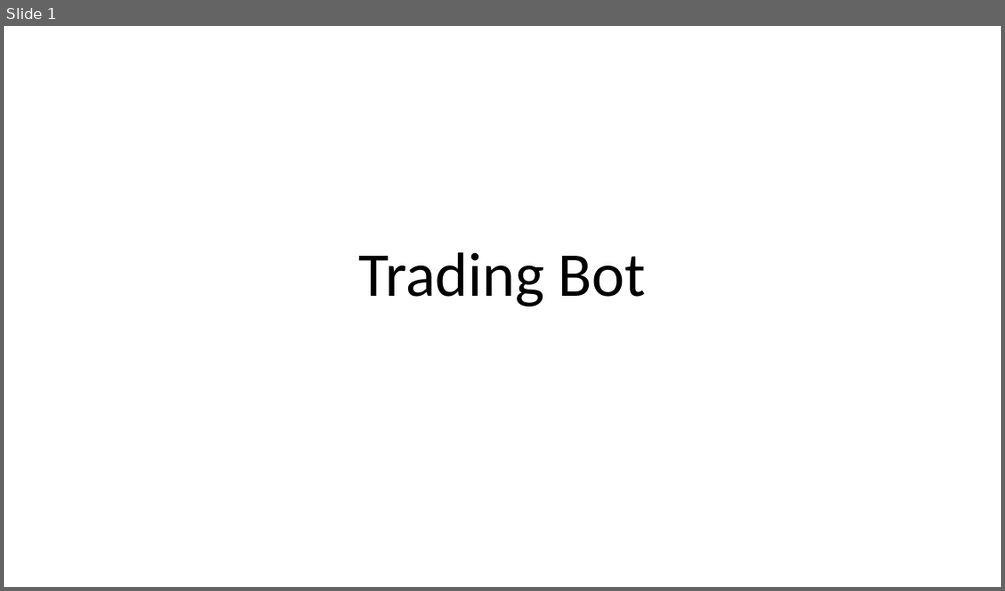
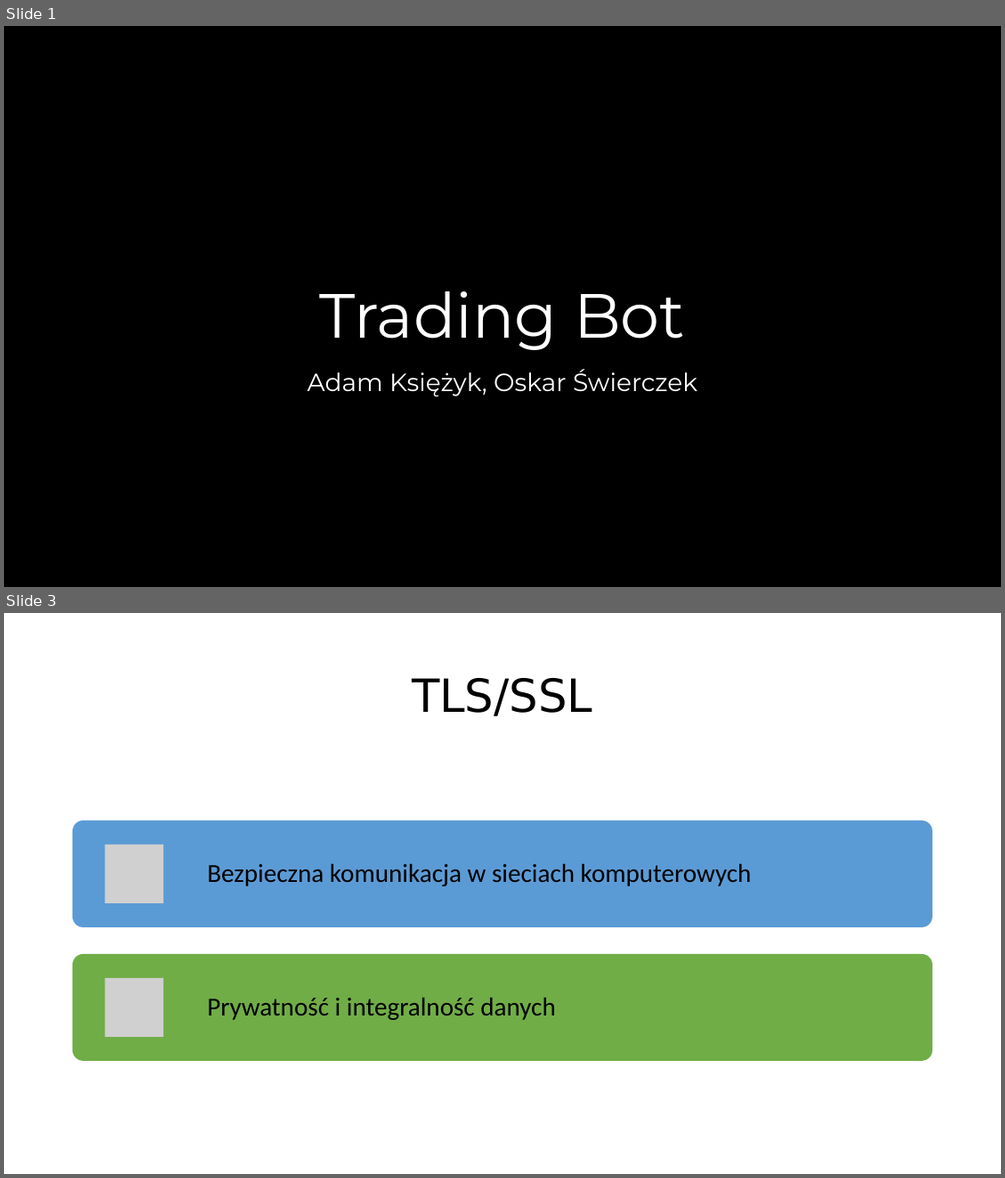
Before and after one commit to oskop123/Trading_Bot, a slide deck: JPWP.pptx. Shown one above the other, each under a label of ours: slide 1 before the commit, slides 1 and 3 after it; the slides between them are not shown. The pictures are 1005x591 and 1005x1178 pixels, drawn with LibreOffice and Linux fonts; fonts in the diff are those of the drawing; grey boxes stand for pictures; background and template pictures are left out. Boxes give left, top, right and bottom in pixels: in the first picture for what was removed or moved away, otherwise in the second. Text is boxed around its words. In the diff, an @@ line names an element or a change of style, - is before the commit and + after.

```diff
--- a/JPWP.pptx
+++ b/JPWP.pptx
@@ slide 3 added at box(4, 613, 1001, 1174), background #FFFFFF @@
@@ title added at box(412, 678, 592, 716), 44 pt, text #000000 @@
+TLS/SSL
@@ group added at box(73, 820, 933, 1061): 2 rounded rectangles, 2 pictures, 2 texts @@
+Bezpieczna komunikacja w sieciach komputerowych
+Prywatność i integralność danych
@@ slide 1 changed as well @@
@@ background #FFFFFF to picture (left out) @@
@@ title "Trading Bot" at box(320, 291, 685, 350): font Calibri to Montserrat, text colour #000000 to #FFFFFF @@
@@ subtitle added at box(307, 369, 697, 396), 24 pt, text #FFFFFF @@
+Adam Księżyk, Oskar Świerczek
```
Also in this commit, not shown: 4 other slides changed, 14 other slides added, 21 slides removed, 1 other file.
